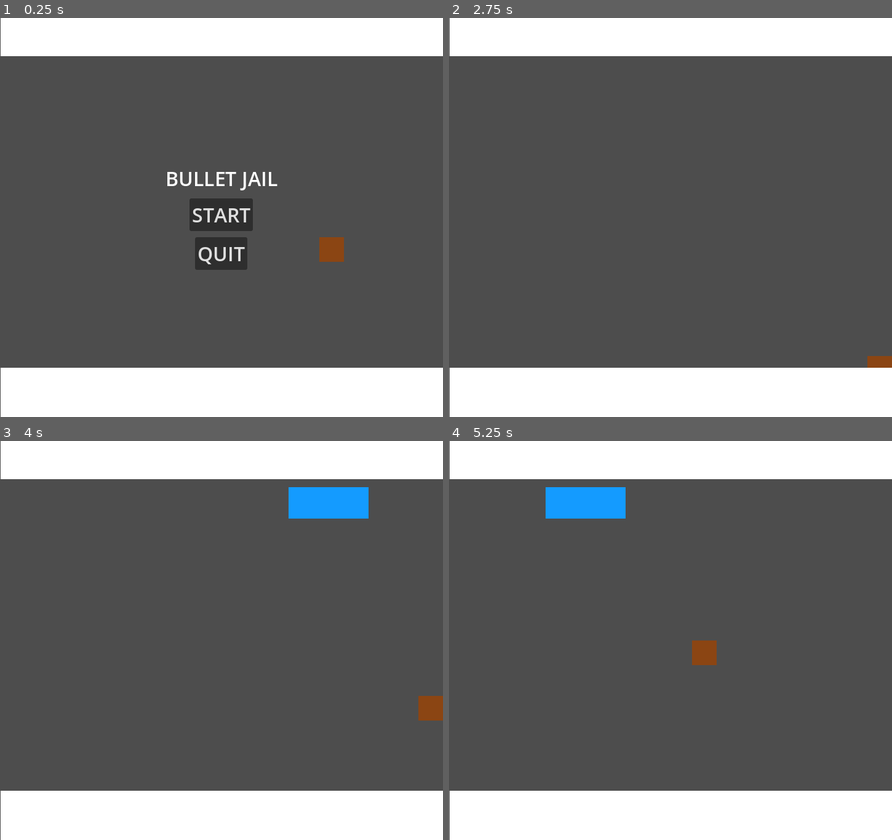
Above: before the commit, frames 1-4 (two rows, left to right).
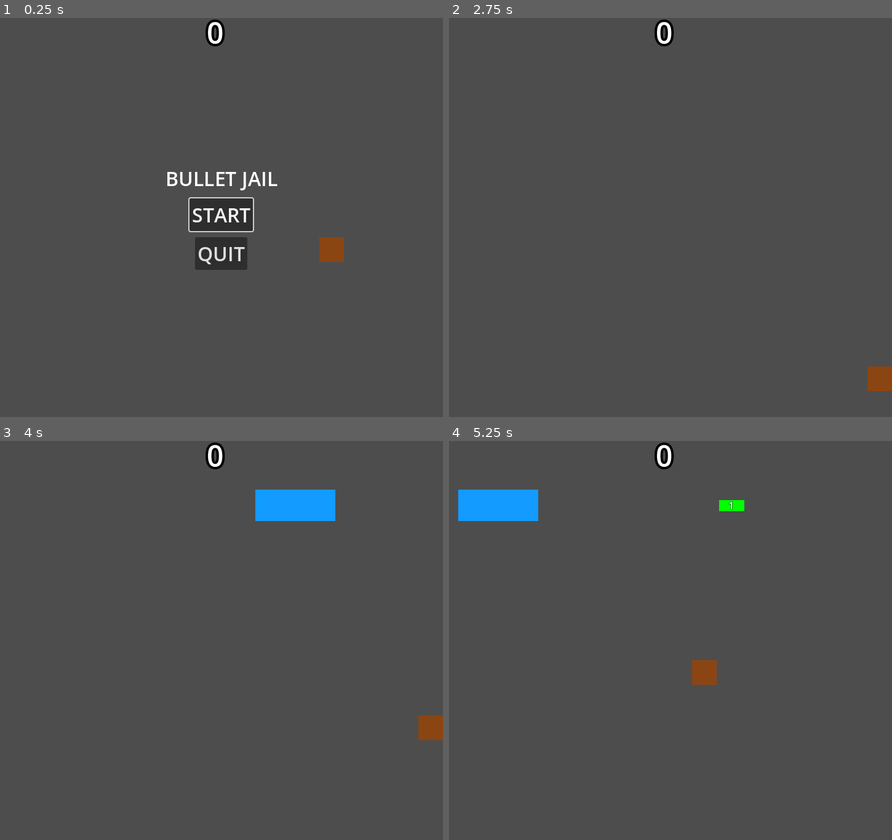
Above: after the commit, the same moments.

Repository: DeadPlant09/Bullet-jail
Game: Godot game, scene res://Scenes/World.tscn
Same seed, same stepped clock (60 frames per second), same inputs: the game is played once before the commit and once after it.
Inputs:
- Up to frame 1 (0.25 s): no input
- Up to frame 2 (2.75 s): click "START" at 0.5 s; tap Enter at 1.25 s; hold Right (ui_right) 1.28-2.03 s; hold Down (ui_down) from 2.03 s (still down)
- Up to frame 3 (4 s): release Down (ui_down) at 2.78 s; hold Right (ui_right) 2.78-3.53 s; hold Up (ui_up) from 3.53 s (still down)
- Up to frame 4 (5.25 s): release Up (ui_up) at 4.28 s; hold Left (ui_left) from 4.28 s (still down)

The runs differ from the first frame. In frame 1, 22% of the frame differs, in the area x 0-100%, y 0-100%; in frame 2, 22%; in frame 3, 24%; in frame 4, 25%.

Commit message:
Added points
money falls randomly from cars and not cars (also fixed car spawn)
(its the night I over complicated my code because I hadn't taken a break and refused to so it took hours until the answer natrually came to me, point is your useless if your overworked.)

Diff:
--- a/bullet-jail/Scenes/Hanbox.tscn
+++ b/bullet-jail/Scenes/Hanbox.tscn
@@ -7,7 +7,9 @@
 size = Vector2(40, 40)
 
 [node name="Hanbox (player)" type="CharacterBody2D"]
+z_index = 1
 collision_layer = 2
+collision_mask = 5
 script = ExtResource("1_qyy4q")
 
 [node name="CollisionShape2D" type="CollisionShape2D" parent="."]
--- a/bullet-jail/Scenes/World.tscn
+++ b/bullet-jail/Scenes/World.tscn
@@ -1,14 +1,12 @@
-[gd_scene load_steps=7 format=3 uid="uid://bf7ng4ld15f5m"]
+[gd_scene load_steps=6 format=3 uid="uid://bf7ng4ld15f5m"]
 
 [ext_resource type="PackedScene" uid="uid://bql3k7fohk0v5" path="res://Scenes/Hanbox.tscn" id="1_5cjrv"]
 [ext_resource type="Script" uid="uid://y3rsvhrvprfx" path="res://Scripts/World.gd" id="1_gjpho"]
 [ext_resource type="PackedScene" uid="uid://rwtb7ne1garj" path="res://Scenes/start_menu.tscn" id="1_j0p05"]
 [ext_resource type="Script" uid="uid://ciyyb65f016pr" path="res://Scripts/spawner.gd" id="3_p70al"]
 
-[sub_resource type="CanvasTexture" id="CanvasTexture_5cjrv"]
-
 [sub_resource type="RectangleShape2D" id="RectangleShape2D_5cjrv"]
-size = Vector2(740, 78)
+size = Vector2(765, 78)
 
 [node name="World" type="Node2D"]
 script = ExtResource("1_gjpho")
@@ -16,22 +14,37 @@
 [node name="UI" type="Node" parent="."]
 
 [node name="marker" type="Marker2D" parent="UI"]
-position = Vector2(780, 100)
+position = Vector2(795, 104)
 
 [node name="marker2" type="Marker2D" parent="UI"]
-position = Vector2(780, 290)
+position = Vector2(795, 294)
 
 [node name="marker3" type="Marker2D" parent="UI"]
-position = Vector2(780, 500)
+position = Vector2(795, 504)
 
 [node name="marker4" type="Marker2D" parent="UI"]
-position = Vector2(585, 615)
+position = Vector2(587, 718)
 
 [node name="marker5" type="Marker2D" parent="UI"]
-position = Vector2(357, 615)
+position = Vector2(352, 718)
 
 [node name="marker6" type="Marker2D" parent="UI"]
-position = Vector2(108, 615)
+position = Vector2(110, 718)
+
+[node name="marker7" type="Marker2D" parent="UI"]
+position = Vector2(-35, 47)
+
+[node name="marker8" type="Marker2D" parent="UI"]
+position = Vector2(-35, 237)
+
+[node name="marker9" type="Marker2D" parent="UI"]
+position = Vector2(-35, 447)
+
+[node name="marker10" type="Marker2D" parent="UI"]
+position = Vector2(483, -42)
+
+[node name="marker11" type="Marker2D" parent="UI"]
+position = Vector2(196, -34)
 
 [node name="Start Menu" parent="UI" instance=ExtResource("1_j0p05")]
 z_index = 3
@@ -60,16 +73,15 @@
 text = "Health: 0"
 
 [node name="Score Label" type="Label" parent="UI"]
-visible = false
 z_index = 3
 offset_left = 336.0
 offset_top = -10.0
-offset_right = 391.0
-offset_bottom = 122.0
+offset_right = 373.0
+offset_bottom = 78.0
 theme_override_colors/font_color = Color(1, 1, 1, 1)
 theme_override_colors/font_outline_color = Color(0, 0, 0, 1)
 theme_override_constants/outline_size = 16
-theme_override_font_sizes/font_size = 96
+theme_override_font_sizes/font_size = 48
 text = "0"
 
 [node name="Hanbox (player)" parent="." instance=ExtResource("1_5cjrv")]
@@ -80,30 +92,16 @@
 [node name="building" type="StaticBody2D" parent="Colisions"]
 collision_mask = 0
 
-[node name="TextureRect" type="TextureRect" parent="Colisions/building"]
-offset_left = 1.0
-offset_top = -89.0
-offset_right = 729.0
-offset_bottom = 62.0
-texture = SubResource("CanvasTexture_5cjrv")
-
 [node name="CollisionShape2D" type="CollisionShape2D" parent="Colisions/building"]
-position = Vector2(369, -25)
+position = Vector2(369, -39)
 shape = SubResource("RectangleShape2D_5cjrv")
 
 [node name="building2" type="StaticBody2D" parent="Colisions"]
 position = Vector2(0, 620)
 collision_mask = 0
 
-[node name="TextureRect" type="TextureRect" parent="Colisions/building2"]
-offset_left = 1.0
-offset_top = -52.0
-offset_right = 729.0
-offset_bottom = 48.0
-texture = SubResource("CanvasTexture_5cjrv")
-
 [node name="CollisionShape2D" type="CollisionShape2D" parent="Colisions/building2"]
-position = Vector2(360, 8)
+position = Vector2(362, 66)
 shape = SubResource("RectangleShape2D_5cjrv")
 
 [node name="off screen collison" type="StaticBody2D" parent="Colisions"]
@@ -112,7 +110,7 @@
 collision_mask = 0
 
 [node name="CollisionShape2D" type="CollisionShape2D" parent="Colisions/off screen collison"]
-position = Vector2(360, 6.999996)
+position = Vector2(357.5, 6.999996)
 shape = SubResource("RectangleShape2D_5cjrv")
 
 [node name="off screen collison2" type="StaticBody2D" parent="Colisions"]
@@ -121,5 +119,5 @@
 collision_mask = 0
 
 [node name="CollisionShape2D" type="CollisionShape2D" parent="Colisions/off screen collison2"]
-position = Vector2(363, 27)
+position = Vector2(353.00006, 27)
 shape = SubResource("RectangleShape2D_5cjrv")
--- /dev/null
+++ b/bullet-jail/Scenes/car_(drifiter).tscn
@@ -0,0 +1,46 @@
+[gd_scene load_steps=5 format=3 uid="uid://br34afaoo7pyr"]
+
+[ext_resource type="Script" uid="uid://dimbc2frc2j7" path="res://Scripts/move_component.gd" id="2_h0j7l"]
+[ext_resource type="Script" uid="uid://bs2jt5a0qqae7" path="res://Scripts/off_screen_remover.gd" id="2_mrvly"]
+
+[sub_resource type="CanvasTexture" id="CanvasTexture_5fenx"]
+
+[sub_resource type="RectangleShape2D" id="RectangleShape2D_6iwtw"]
+size = Vector2(130, 51)
+
+[node name="car (drifter)" type="Node2D"]
+
+[node name="TextureRect" type="TextureRect" parent="."]
+modulate = Color(0.8772926, 0.4666822, 3.85046e-07, 1)
+anchors_preset = 8
+anchor_left = 0.5
+anchor_top = 0.5
+anchor_right = 0.5
+anchor_bottom = 0.5
+offset_left = -65.0
+offset_top = -25.5
+offset_right = 65.0
+offset_bottom = 25.5
+grow_horizontal = 2
+grow_vertical = 2
+texture = SubResource("CanvasTexture_5fenx")
+metadata/_edit_use_anchors_ = true
+
+[node name="Area2D" type="Area2D" parent="."]
+visible = false
+collision_layer = 4
+collision_mask = 0
+
+[node name="CollisionShape2D" type="CollisionShape2D" parent="Area2D"]
+shape = SubResource("RectangleShape2D_6iwtw")
+debug_color = Color(0.99999994, 0.015339439, 0.028954113, 0.41960785)
+
+[node name="move_component" type="Node2D" parent="." node_paths=PackedStringArray("moving")]
+script = ExtResource("2_h0j7l")
+moving = NodePath("..")
+metadata/_custom_type_script = "uid://dimbc2frc2j7"
+
+[node name="off_screen_remover" type="VisibleOnScreenNotifier2D" parent="."]
+rect = Rect2(-66, -25, 132, 51)
+script = ExtResource("2_mrvly")
+metadata/_custom_type_script = "uid://bs2jt5a0qqae7"
--- a/bullet-jail/Scenes/car_(normal).tscn
+++ b/bullet-jail/Scenes/car_(normal).tscn
@@ -1,6 +1,10 @@
-[gd_scene load_steps=4 format=3 uid="uid://dj14rgikpn08q"]
+[gd_scene load_steps=8 format=3 uid="uid://dj14rgikpn08q"]
 
 [ext_resource type="Script" uid="uid://dimbc2frc2j7" path="res://Scripts/move_component.gd" id="1_6iwtw"]
+[ext_resource type="Script" uid="uid://dqo444xi3x2v3" path="res://Scripts/drop_chance.gd" id="1_qe1hs"]
+[ext_resource type="Script" uid="uid://ciyyb65f016pr" path="res://Scripts/spawner.gd" id="3_ryc1k"]
+[ext_resource type="PackedScene" uid="uid://cu3rb72by3owe" path="res://Scenes/one_dollar.tscn" id="4_uxwk8"]
+[ext_resource type="Script" uid="uid://bs2jt5a0qqae7" path="res://Scripts/off_screen_remover.gd" id="5_yjqss"]
 
 [sub_resource type="CanvasTexture" id="CanvasTexture_5fenx"]
 
@@ -8,6 +12,7 @@
 size = Vector2(130, 51)
 
 [node name="car (normal)" type="Node2D"]
+z_index = 2
 
 [node name="TextureRect" type="TextureRect" parent="."]
 modulate = Color(0.078431375, 0.60784316, 1, 1)
@@ -37,3 +42,21 @@
 script = ExtResource("1_6iwtw")
 moving = NodePath("..")
 metadata/_custom_type_script = "uid://dimbc2frc2j7"
+
+[node name="Drop_Chance" type="Node2D" parent="." node_paths=PackedStringArray("spawner", "move_node")]
+script = ExtResource("1_qe1hs")
+drop_range = 80
+spawner = NodePath("../spawner_component 2")
+move_node = NodePath("../move_component")
+metadata/_custom_type_script = "uid://dqo444xi3x2v3"
+
+[node name="spawner_component 2" type="Node" parent="."]
+script = ExtResource("3_ryc1k")
+scene = ExtResource("4_uxwk8")
+metadata/_custom_type_script = "uid://ciyyb65f016pr"
+
+[node name="VisibleOnScreenNotifier2D" type="VisibleOnScreenNotifier2D" parent="."]
+rect = Rect2(-65, -26, 131, 52)
+script = ExtResource("5_yjqss")
+
+[connection signal="screen_exited" from="VisibleOnScreenNotifier2D" to="VisibleOnScreenNotifier2D" method="_on_screen_exited"]
--- /dev/null
+++ b/bullet-jail/Scenes/one_dollar.tscn
@@ -0,0 +1,52 @@
+[gd_scene load_steps=4 format=3 uid="uid://cu3rb72by3owe"]
+
+[ext_resource type="Script" uid="uid://dos5auua5ytwn" path="res://Scripts/dollar.gd" id="1_2bq7s"]
+
+[sub_resource type="CanvasTexture" id="CanvasTexture_ih8xy"]
+
+[sub_resource type="RectangleShape2D" id="RectangleShape2D_2bq7s"]
+size = Vector2(41, 18)
+
+[node name="One Dollar" type="Area2D"]
+collision_layer = 0
+collision_mask = 2
+script = ExtResource("1_2bq7s")
+amount = 1
+
+[node name="TextureRect" type="TextureRect" parent="."]
+modulate = Color(0, 1, 0, 1)
+anchors_preset = 8
+anchor_left = 0.5
+anchor_top = 0.5
+anchor_right = 0.5
+anchor_bottom = 0.5
+offset_left = -20.0
+offset_top = -8.0
+offset_right = 21.0
+offset_bottom = 10.0
+grow_horizontal = 2
+grow_vertical = 2
+texture = SubResource("CanvasTexture_ih8xy")
+
+[node name="amount label" type="Label" parent="."]
+anchors_preset = 8
+anchor_left = 0.5
+anchor_top = 0.5
+anchor_right = 0.5
+anchor_bottom = 0.5
+offset_left = -20.0
+offset_top = -11.5
+offset_right = 21.0
+offset_bottom = 11.5
+grow_horizontal = 2
+grow_vertical = 2
+theme_override_colors/font_outline_color = Color(0, 0, 0, 1)
+theme_override_constants/outline_size = 2
+text = "1"
+horizontal_alignment = 1
+
+[node name="CollisionShape2D" type="CollisionShape2D" parent="."]
+position = Vector2(0.5, 1)
+shape = SubResource("RectangleShape2D_2bq7s")
+
+[connection signal="body_entered" from="." to="." method="Dollar_Collected"]
--- a/bullet-jail/Scripts/World.gd
+++ b/bullet-jail/Scripts/World.gd
@@ -1,37 +1,32 @@
 extends Node2D
+
+# export variables
+@export var start_spawn = true
 
 # variables
 @onready var ui: Node = $UI
 @onready var start_menu: Control = $"UI/Start Menu"
 @onready var spawner: spawner_component = $UI/spawner_component
 @onready var spawn_timer: Timer = $"UI/spawn timer"
+@onready var health_label: Label = $"UI/Health Label"
+@onready var score_label: Label = $"UI/Score Label"
+
 
 # functions
 func _ready() -> void:
 	spawn_timer.timeout.connect(spawn_random_bullet)
+	Global.Collected_Money.connect(update_score)
 
 func spawn_random_bullet():
-	if not Global.game_runing: return
+	if not Global.game_runing or not start_spawn: return
 	Spawn_normal_car()
 
-func in_range(variable:int, greater_than:int, less_than:int)  -> bool:
-	assert(not greater_than >= less_than, "World: the Minimum value is more than or epual to the Max value" + str(less_than))
-
-	if not greater_than <= variable:
-		print("greater_than")
-		return false
-
-	if not variable <= less_than:
-		print("less_than")
-		return false
-
-	return true
 
 func Spawn_normal_car():
 	var marker = randi_range(1, 6)
 	var marker_index = marker - 1 # the first index in godot is 0  which makes all the index one less the amunount
 
-	print(ui.get_child(marker_index).name)
+	#print(ui.get_child(marker_index).name)
 
 	spawner.scene = load("res://Scenes/car_(normal).tscn")
 
@@ -40,10 +35,17 @@
 	var instance = spawner.instance
 	var instance_move_component = instance.get_child(2)
 
-	instance_move_component.velocity = Vector2(-250, 0)
+	instance_move_component.velocity = Vector2(-320, 0)
 
-	if in_range(marker_index, 3, 5):
+	if Global.in_range(marker_index, 3, 5):
 		instance.rotation_degrees = 90.0
-		instance_move_component.velocity = Vector2(0, -230)
+		instance_move_component.velocity = Vector2(0, -290)
 
-	Global.score += 1
+
+func update_score():
+	score_label.text = str(Global.money)
+
+	if Global.high_score >= Global.money: return
+
+	score_label.text = str(Global.money) + "HIGH SCORE!!!"
+	score_label.modulate = Color.YELLOW
--- /dev/null
+++ b/bullet-jail/Scripts/dollar.gd
@@ -0,0 +1,13 @@
+extends Area2D
+class_name Dollar
+
+@export var amount:int
+
+@onready var amount_label: Label = $"amount label"
+
+func _ready() -> void:
+	amount_label.text = str(amount)
+
+func Dollar_Collected(body: Node2D):
+	Global.money += amount
+	queue_free()
--- /dev/null
+++ b/bullet-jail/Scripts/drop_chance.gd
@@ -0,0 +1,36 @@
+extends Node2D
+class_name Drop_Chance
+# depending on the position and the drop chance the car may drop 1 dollar when passing by
+
+# @export variables
+@export var debug:bool
+@export var drop_range:int
+@export var spawner: spawner_component
+@export var move_node: move_component
+
+
+# variables
+var droped = false
+var drop_chance = randi_range(1, 100)
+var drop_position = randi_range(100, 600)
+
+
+# function
+func _process(delta):
+
+	if drop_chance > drop_range or droped: return
+
+	var can_drop_horizontal = move_node.velocity.x < 0 and global_position.x <= drop_position
+	var can_drop_vertical = move_node.velocity.y < 0 and global_position.y <= drop_position
+
+	if can_drop_horizontal:
+		Drop()
+
+	elif can_drop_vertical:
+		Drop()
+
+
+func Drop():
+	print("spawn")
+	spawner.Spawn(global_position)
+	droped = true
--- a/bullet-jail/Scripts/global.gd
+++ b/bullet-jail/Scripts/global.gd
@@ -2,13 +2,29 @@
 
 # signals
 signal Game_Over
+signal Collected_Money
 
 # variables
 var game_runing:bool = false
-var score:int
+var money:int:
+	set(value):
+		money = value
+		Collected_Money.emit()
+var high_score:int
 
 func _ready() -> void:
 	Game_Over.connect(game_over)
+
+func in_range(variable:int, greater_than:int, less_than:int)  -> bool:
+	assert(not greater_than >= less_than, "World: the Minimum value is more than or epual to the Max value" + str(less_than))
+
+	if not greater_than <= variable:
+		return false
+
+	if not variable <= less_than:
+		return false
+
+	return true
 
 func game_over():
 	game_runing = false
--- a/bullet-jail/Scripts/move_component.gd
+++ b/bullet-jail/Scripts/move_component.gd
@@ -11,5 +11,5 @@
 # functons
 
 func _process(delta: float) -> void:
-	moving.position += velocity * delta
+	moving.global_position += velocity * delta
 	if debug: print(moving.position)
--- /dev/null
+++ b/bullet-jail/Scripts/off_screen_remover.gd
@@ -0,0 +1,7 @@
+extends VisibleOnScreenNotifier2D
+class_name off_screen_remover
+
+
+func _on_screen_exited() -> void:
+	print(get_parent().name + " delete")
+	queue_free()
--- a/bullet-jail/Scripts/start_menu.gd
+++ b/bullet-jail/Scripts/start_menu.gd
@@ -11,6 +11,7 @@
 
 # functons
 func _ready() -> void:
+	start_button.grab_focus()
 
 	if not Global.game_runing: Global.game_runing = start_game
 	else: hide()
@@ -41,3 +42,4 @@
 	start_button.hide()
 	retry_button.show()
 	show()
+	retry_button.grab_focus()
--- a/bullet-jail/project.godot
+++ b/bullet-jail/project.godot
@@ -23,6 +23,12 @@
 
 window/size/viewport_width=720
 
+[layer_names]
+
+2d_physics/layer_1="World"
+2d_physics/layer_2="Player"
+2d_physics/layer_3="Hazard"
+
 [rendering]
 
 renderer/rendering_method="gl_compatibility"
Not shown, added: bullet-jail/Scripts/dollar.gd.uid
Not shown, added: bullet-jail/Scripts/drop_chance.gd.uid
Not shown, added: bullet-jail/Scripts/off_screen_remover.gd.uid
